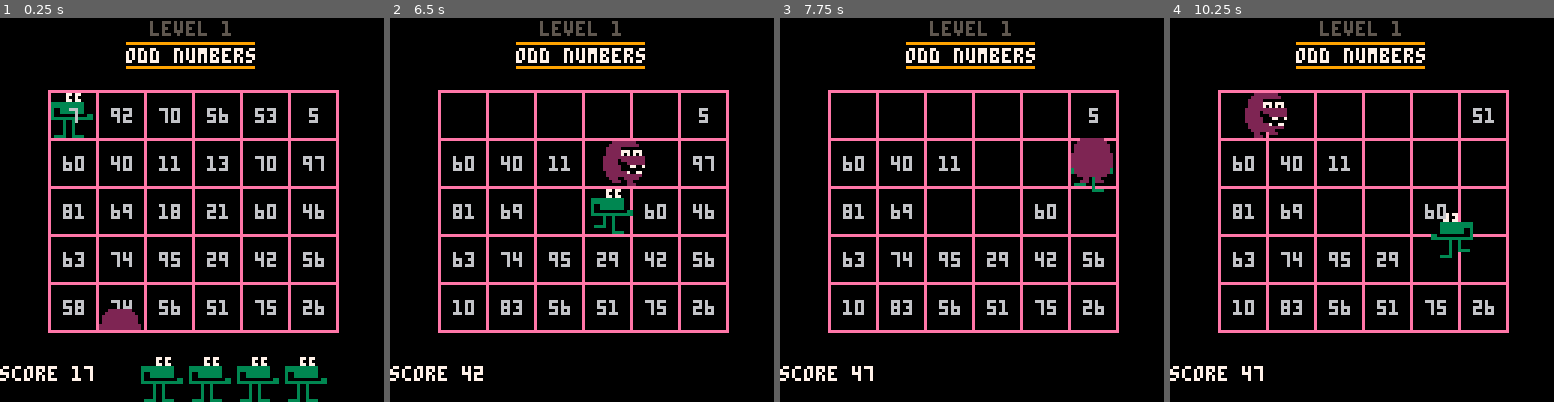
Above: before the commit, frames 1-4 (left to right).
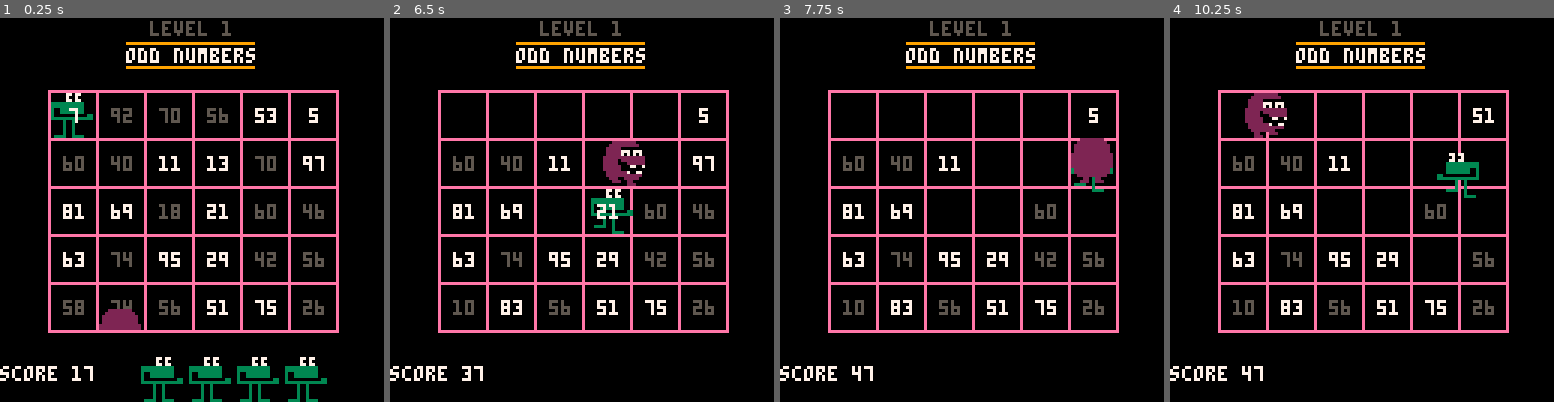
Above: after the commit, the same moments.

Repository: m4thpro/nl
Game: PICO-8 cartridge nl.p8
Two runs of this game, one before a commit and one after it. Both use one fixed random seed, a clock stepped at 60 frames per second and the inputs below.
Inputs:
- Up to frame 1 (0.25 s): no input
- Up to frame 2 (6.5 s): tap X (X key) at 0.33, 1.07, 1.85, 2.97, 4.08, 5.2, 6.32 s; tap O (Z key) at 0.7, 1.7, 2.1, 2.5, 2.9, 3.3, 3.7, 4.1, 4.5, 4.9, 5.3, 5.7, 6.1 s; hold Right 1.6-2.1 s; hold Up 2.15-2.42 s; hold Right 2.47-3.03 s; hold Left 3.08-3.58 s; hold Down 3.63-3.97 s; hold Right 4.02-4.68 s; hold Up 4.73-5.03 s; hold Left 5.08-5.68 s; hold Down 5.73-6.03 s; hold Right from 6.08 s (still down)
- Up to frame 3 (7.75 s): tap O (Z key) every 0.4 s from 6.5 to 7.7 s; release Right at 6.58 s; hold Right 6.63-7.13 s; hold Up 7.18-7.45 s; tap X (X key) at 7.43 s; hold Right from 7.5 s (still down)
- Up to frame 4 (10.25 s): release Right at 8.07 s; tap O (Z key) every 0.4 s from 8.1 to 10.1 s; hold Left 8.12-8.62 s; tap X (X key) at 8.55, 9.67 s; hold Down 8.67-9 s; hold Right 9.05-9.72 s; hold Up 9.77-10.07 s; hold Left from 10.12 s (still down)

The runs differ from the first frame. In frame 1, 3.5% of the frame differs, in the area x 16-85%, y 23-78%; in frame 2, 2.7%; in frame 3, 2.3%; in frame 4, 3.3%.

Commit message:
can complete levels

Diff:
--- a/nl.p8
+++ b/nl.p8
@@ -43,12 +43,12 @@
 
 function die()
    pl.dead = true
+   sfx(2)
 end
 
 function eat(number)
    if levels[level].f(number) == false then
       die()
-      sfx(2)
    else
       score = score + 5 * level
       sfx(1)
@@ -240,7 +240,10 @@
 	 if board[i][j] != false then
 	    local text = tostr(board[i][j])
 	    local width = 4 * #text - 2
-	    print(tostr(board[i][j]),(i-1)*16 + originx + 8 - width/2,(j-1)*16 + originy + 6, 6)
+	    local col = 6
+	    if board[i][j] and levels[level].f(board[i][j]) then col = 7 end
+	    if board[i][j] and not levels[level].f(board[i][j]) then col = 5 end
+	    print(tostr(board[i][j]),(i-1)*16 + originx + 8 - width/2,(j-1)*16 + originy + 6, col)
 	 end
       end
    end
@@ -307,21 +310,49 @@
    end
 end
 
+function is_level_won()
+   for i=1,cx do
+      for j=1,cy do
+	 if board[i][j] != false then
+	    if levels[level].f(board[i][j]) == true then
+	       return false
+	    end
+	 end
+      end
+   end
+
+   return true
+end
+
 function _update()
    if #troggles < levels[level].troggle_count then
       make_random_troggle()
    end
 
+   -- BADBAD
+   if is_level_won() then
+      sfx(3)
+      level = level + 1
+      fill_board()
+   end
+
    foreach(troggles, move_troggle)
    collisions()
 
    if pl.dead then
       if (btn(4) or btn(5)) then
 	 pl.dead = false
+	 pl.resurrecting = true
 	 -- BADBAD: move to a safe space
 	 lives = lives - 1
       end
       return
+   end
+
+   if pl.resurrecting then
+      if not (btn(4) or btn(5)) then
+	 pl.resurrecting = false
+      end
    end
 
    if (btn(0)) then pl.dx=-1 end
@@ -356,7 +387,7 @@
    end
 
    -- handle eating
-   if (btn(4) or btn(5)) then
+   if (btn(4) or btn(5)) and not pl.resurrecting then
       if not pl.mouth_open then
 	 sfx(0)
       end
